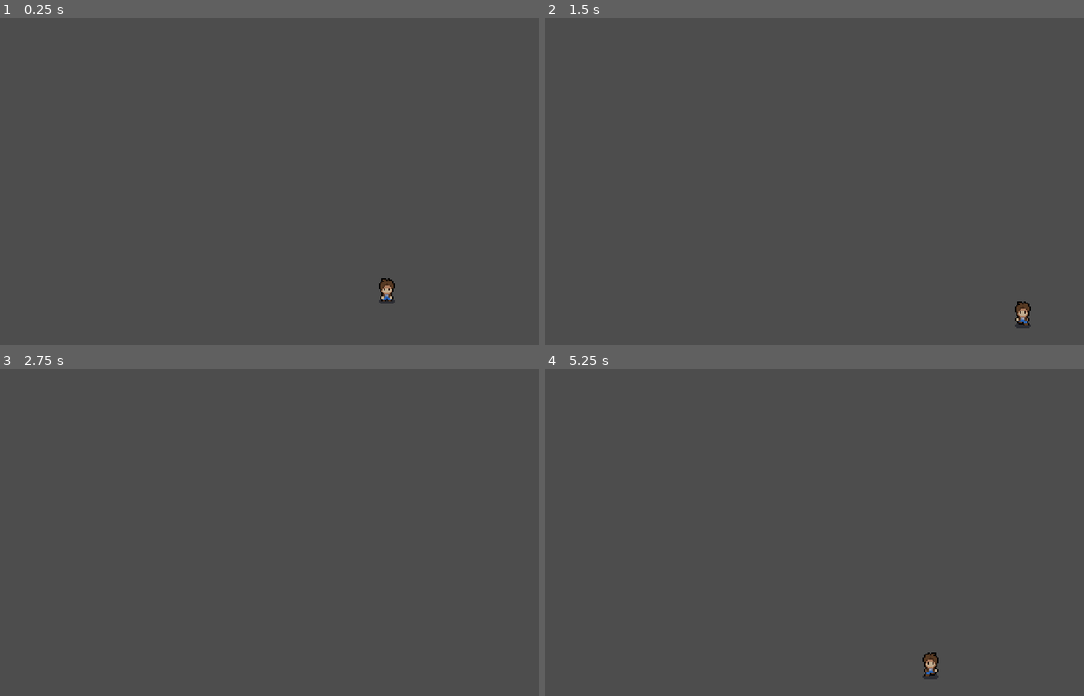
Above: before the commit, frames 1-4 (two rows, left to right).
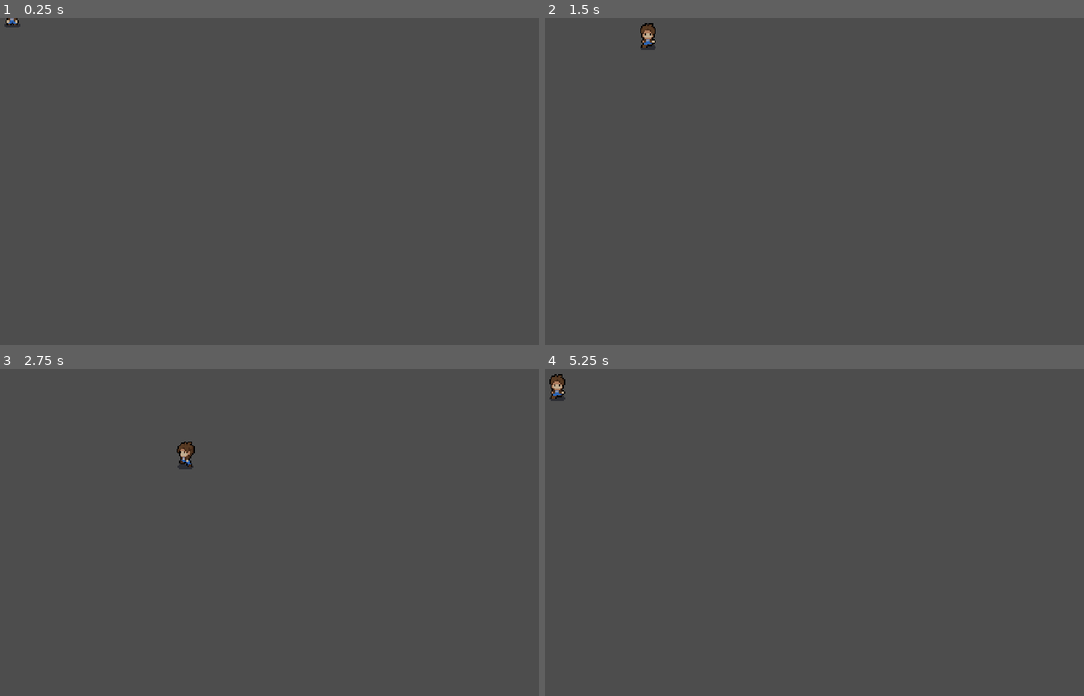
Above: after the commit, the same moments.

Repository: VanillaIceCube/Yokozuna-Ring-Warriors
Game: Godot game, scene res://arenas/arena_01.tscn
Same seed, same stepped clock (60 frames per second), same inputs: the game is played once before the commit and once after it.
Inputs:
- Up to frame 1 (0.25 s): no input
- Up to frame 2 (1.5 s): tap Enter at 0.5 s; hold D (right) 0.53-1.28 s; hold S (down) from 1.28 s (still down)
- Up to frame 3 (2.75 s): release S (down) at 2.03 s; hold D (right) from 2.03 s (still down)
- Up to frame 4 (5.25 s): release D (right) at 2.78 s; hold W (up) 2.78-3.53 s; hold A (left) 3.53-5.03 s; hold S (down) from 5.03 s (still down)

The runs differ from the first frame. In frame 1, 0.3% of the frame differs, in the area x 0-74%, y 0-88%; in frame 2, 0.4%, in the area x 17-91%, y 1-95%; in frame 3, 0.2%; in frame 4, 0.4%.

Commit message:
character is now a rigidbody2d

Diff:
--- a/arenas/arena_01.tscn
+++ b/arenas/arena_01.tscn
@@ -1,8 +1,8 @@
-[gd_scene load_steps=2 format=3 uid="uid://8l5i7w44mntd"]
+[gd_scene load_steps=2 format=3 uid="uid://cflgqj7duru2k"]
 
-[ext_resource type="PackedScene" uid="uid://6qke1npxsxde" path="res://characters/player.tscn" id="1_slvhf"]
+[ext_resource type="PackedScene" uid="uid://cnmu0glqfbhyc" path="res://characters/ally_character.tscn" id="1_yuyf3"]
 
 [node name="arena_01" type="Node2D"]
 
-[node name="player" parent="." instance=ExtResource("1_slvhf")]
-position = Vector2(354, 217)
+[node name="ally_character" parent="." instance=ExtResource("1_yuyf3")]
+position = Vector2(46, -11)
--- /dev/null
+++ b/characters/ally_character.gd
@@ -0,0 +1,40 @@
+extends RigidBody2D
+
+@export var move_speed : float = 100
+@export var start_direction : Vector2 = Vector2(0,1)
+
+@onready var animation_tree = $AnimationTree
+@onready var state_machine = animation_tree.get("parameters/playback")
+
+func _ready():
+	update_animation_parameters(start_direction)
+	gravity_scale = 0
+
+func _physics_process(_delta):
+	# get input direction
+	var input_direction = Vector2(
+		Input.get_action_strength("right") - Input.get_action_strength("left"),
+		Input.get_action_strength("down") - Input.get_action_strength("up")
+	)
+
+	update_animation_parameters(input_direction)
+
+	# update velocity
+	linear_velocity = input_direction * move_speed
+
+	# move and slide function uses velocity of character body to move character on map
+	pick_new_state()
+
+
+
+func update_animation_parameters(move_input : Vector2):
+	# Don't change animation parameters if there is no move input
+	if(move_input != Vector2.ZERO):
+		animation_tree.set("parameters/walking/blend_position", move_input)
+		animation_tree.set("parameters/idle/blend_position", move_input)
+
+func pick_new_state():
+	if(linear_velocity != Vector2.ZERO):
+		state_machine.travel("walking")
+	else:
+		state_machine.travel("idle")
--- a/characters/player.tscn
+++ b/characters/ally_character.tscn
@@ -1,9 +1,9 @@
-[gd_scene load_steps=27 format=3 uid="uid://6qke1npxsxde"]
-
-[ext_resource type="Texture2D" uid="uid://ckdydugkce4yv" path="res://assets/mystic_woods_free_2.1/sprites/characters/player.png" id="1_0qx3c"]
-[ext_resource type="Script" path="res://characters/player.gd" id="1_lqf3q"]
-
-[sub_resource type="CapsuleShape2D" id="CapsuleShape2D_iyt2j"]
+[gd_scene load_steps=27 format=3 uid="uid://cnmu0glqfbhyc"]
+
+[ext_resource type="Script" path="res://characters/ally_character.gd" id="1_rnhyu"]
+[ext_resource type="Texture2D" uid="uid://ckdydugkce4yv" path="res://assets/mystic_woods_free_2.1/sprites/characters/player.png" id="1_uhcik"]
+
+[sub_resource type="CapsuleShape2D" id="CapsuleShape2D_wk5d7"]
 radius = 7.0
 height = 20.0
 
@@ -22,6 +22,23 @@
 "values": [0]
 }
 
+[sub_resource type="Animation" id="Animation_ecnny"]
+resource_name = "idle_down"
+length = 0.6
+loop_mode = 1
+tracks/0/type = "value"
+tracks/0/imported = false
+tracks/0/enabled = true
+tracks/0/path = NodePath("Sprite2D:frame")
+tracks/0/interp = 1
+tracks/0/loop_wrap = true
+tracks/0/keys = {
+"times": PackedFloat32Array(0, 0.1, 0.2, 0.3, 0.4, 0.5),
+"transitions": PackedFloat32Array(1, 1, 1, 1, 1, 1),
+"update": 1,
+"values": [0, 1, 2, 3, 4, 5]
+}
+
 [sub_resource type="Animation" id="Animation_my67n"]
 resource_name = "idle_right"
 length = 0.6
@@ -37,23 +54,6 @@
 "transitions": PackedFloat32Array(1, 1, 1, 1, 1, 1),
 "update": 1,
 "values": [6, 7, 8, 9, 10, 11]
-}
-
-[sub_resource type="Animation" id="Animation_ecnny"]
-resource_name = "idle_down"
-length = 0.6
-loop_mode = 1
-tracks/0/type = "value"
-tracks/0/imported = false
-tracks/0/enabled = true
-tracks/0/path = NodePath("Sprite2D:frame")
-tracks/0/interp = 1
-tracks/0/loop_wrap = true
-tracks/0/keys = {
-"times": PackedFloat32Array(0, 0.1, 0.2, 0.3, 0.4, 0.5),
-"transitions": PackedFloat32Array(1, 1, 1, 1, 1, 1),
-"update": 1,
-"values": [0, 1, 2, 3, 4, 5]
 }
 
 [sub_resource type="Animation" id="Animation_qolyr"]
@@ -194,26 +194,26 @@
 [sub_resource type="AnimationNodeStateMachineTransition" id="AnimationNodeStateMachineTransition_j5gdk"]
 advance_mode = 2
 
-[sub_resource type="AnimationNodeStateMachine" id="AnimationNodeStateMachine_2bhgs"]
+[sub_resource type="AnimationNodeStateMachine" id="AnimationNodeStateMachine_8625g"]
 states/idle/node = SubResource("AnimationNodeBlendSpace2D_fmjj1")
 states/idle/position = Vector2(363, 100)
 states/walking/node = SubResource("AnimationNodeBlendSpace2D_mcmfl")
 states/walking/position = Vector2(544, 100)
 transitions = ["idle", "walking", SubResource("AnimationNodeStateMachineTransition_xb6gg"), "walking", "idle", SubResource("AnimationNodeStateMachineTransition_tyxat"), "Start", "idle", SubResource("AnimationNodeStateMachineTransition_j5gdk")]
 
-[sub_resource type="AnimationNodeStateMachinePlayback" id="AnimationNodeStateMachinePlayback_knaek"]
-
-[node name="player" type="CharacterBody2D"]
-script = ExtResource("1_lqf3q")
+[sub_resource type="AnimationNodeStateMachinePlayback" id="AnimationNodeStateMachinePlayback_apup0"]
+
+[node name="ally_character" type="RigidBody2D"]
+script = ExtResource("1_rnhyu")
 
 [node name="Sprite2D" type="Sprite2D" parent="."]
-texture = ExtResource("1_0qx3c")
+texture = ExtResource("1_uhcik")
 hframes = 6
-vframes = 10
+vframes = 14
 
 [node name="CollisionShape2D" type="CollisionShape2D" parent="."]
 position = Vector2(0, 8)
-shape = SubResource("CapsuleShape2D_iyt2j")
+shape = SubResource("CapsuleShape2D_wk5d7")
 
 [node name="AnimationPlayer" type="AnimationPlayer" parent="."]
 libraries = {
@@ -221,9 +221,9 @@
 }
 
 [node name="AnimationTree" type="AnimationTree" parent="."]
-tree_root = SubResource("AnimationNodeStateMachine_2bhgs")
+tree_root = SubResource("AnimationNodeStateMachine_8625g")
 anim_player = NodePath("../AnimationPlayer")
 active = true
-parameters/playback = SubResource("AnimationNodeStateMachinePlayback_knaek")
-parameters/idle/blend_position = Vector2(0.163177, 0.225764)
-parameters/walking/blend_position = Vector2(0.0483755, -0.120087)
+parameters/playback = SubResource("AnimationNodeStateMachinePlayback_apup0")
+parameters/idle/blend_position = Vector2(-0.47509, 0.168122)
+parameters/walking/blend_position = Vector2(-0.60361, -0.187336)
--- /dev/null
+++ b/characters/player_old.tscn
@@ -0,0 +1,230 @@
+[gd_scene load_steps=27 format=3 uid="uid://ncgt10ek8iqr"]
+
+[ext_resource type="Script" path="res://characters/ally_character.gd" id="1_knv1d"]
+[ext_resource type="Texture2D" uid="uid://ckdydugkce4yv" path="res://assets/mystic_woods_free_2.1/sprites/characters/player.png" id="2_tg0fn"]
+
+[sub_resource type="CapsuleShape2D" id="CapsuleShape2D_iyt2j"]
+radius = 7.0
+height = 20.0
+
+[sub_resource type="Animation" id="Animation_plkuw"]
+length = 0.001
+tracks/0/type = "value"
+tracks/0/imported = false
+tracks/0/enabled = true
+tracks/0/path = NodePath("Sprite2D:frame")
+tracks/0/interp = 1
+tracks/0/loop_wrap = true
+tracks/0/keys = {
+"times": PackedFloat32Array(0),
+"transitions": PackedFloat32Array(1),
+"update": 1,
+"values": [0]
+}
+
+[sub_resource type="Animation" id="Animation_ecnny"]
+resource_name = "idle_down"
+length = 0.6
+loop_mode = 1
+tracks/0/type = "value"
+tracks/0/imported = false
+tracks/0/enabled = true
+tracks/0/path = NodePath("Sprite2D:frame")
+tracks/0/interp = 1
+tracks/0/loop_wrap = true
+tracks/0/keys = {
+"times": PackedFloat32Array(0, 0.1, 0.2, 0.3, 0.4, 0.5),
+"transitions": PackedFloat32Array(1, 1, 1, 1, 1, 1),
+"update": 1,
+"values": [0, 1, 2, 3, 4, 5]
+}
+
+[sub_resource type="Animation" id="Animation_my67n"]
+resource_name = "idle_right"
+length = 0.6
+loop_mode = 1
+tracks/0/type = "value"
+tracks/0/imported = false
+tracks/0/enabled = true
+tracks/0/path = NodePath("Sprite2D:frame")
+tracks/0/interp = 1
+tracks/0/loop_wrap = true
+tracks/0/keys = {
+"times": PackedFloat32Array(0, 0.1, 0.2, 0.3, 0.4, 0.5),
+"transitions": PackedFloat32Array(1, 1, 1, 1, 1, 1),
+"update": 1,
+"values": [6, 7, 8, 9, 10, 11]
+}
+
+[sub_resource type="Animation" id="Animation_qolyr"]
+resource_name = "idle_up"
+length = 0.6
+loop_mode = 1
+tracks/0/type = "value"
+tracks/0/imported = false
+tracks/0/enabled = true
+tracks/0/path = NodePath("Sprite2D:frame")
+tracks/0/interp = 1
+tracks/0/loop_wrap = true
+tracks/0/keys = {
+"times": PackedFloat32Array(0, 0.1, 0.2, 0.3, 0.4, 0.5),
+"transitions": PackedFloat32Array(1, 1, 1, 1, 1, 1),
+"update": 1,
+"values": [12, 13, 14, 15, 16, 17]
+}
+
+[sub_resource type="Animation" id="Animation_5hf1p"]
+resource_name = "walk_down"
+length = 0.6
+loop_mode = 1
+tracks/0/type = "value"
+tracks/0/imported = false
+tracks/0/enabled = true
+tracks/0/path = NodePath("Sprite2D:frame")
+tracks/0/interp = 1
+tracks/0/loop_wrap = true
+tracks/0/keys = {
+"times": PackedFloat32Array(0, 0.1, 0.2, 0.3, 0.4, 0.5),
+"transitions": PackedFloat32Array(1, 1, 1, 1, 1, 1),
+"update": 1,
+"values": [18, 19, 20, 21, 22, 23]
+}
+
+[sub_resource type="Animation" id="Animation_gptnp"]
+resource_name = "walk_right"
+length = 0.6
+loop_mode = 1
+tracks/0/type = "value"
+tracks/0/imported = false
+tracks/0/enabled = true
+tracks/0/path = NodePath("Sprite2D:frame")
+tracks/0/interp = 1
+tracks/0/loop_wrap = true
+tracks/0/keys = {
+"times": PackedFloat32Array(0, 0.1, 0.2, 0.3, 0.4, 0.5),
+"transitions": PackedFloat32Array(1, 1, 1, 1, 1, 1),
+"update": 1,
+"values": [24, 25, 26, 27, 28, 29]
+}
+
+[sub_resource type="Animation" id="Animation_njmrh"]
+resource_name = "walk_up"
+length = 0.6
+loop_mode = 1
+tracks/0/type = "value"
+tracks/0/imported = false
+tracks/0/enabled = true
+tracks/0/path = NodePath("Sprite2D:frame")
+tracks/0/interp = 1
+tracks/0/loop_wrap = true
+tracks/0/keys = {
+"times": PackedFloat32Array(0, 0.1, 0.2, 0.3, 0.4, 0.5),
+"transitions": PackedFloat32Array(1, 1, 1, 1, 1, 1),
+"update": 1,
+"values": [30, 31, 32, 33, 34, 35]
+}
+
+[sub_resource type="AnimationLibrary" id="AnimationLibrary_0qxvl"]
+_data = {
+"RESET": SubResource("Animation_plkuw"),
+"idle_down": SubResource("Animation_ecnny"),
+"idle_right": SubResource("Animation_my67n"),
+"idle_up": SubResource("Animation_qolyr"),
+"walk_down": SubResource("Animation_5hf1p"),
+"walk_right": SubResource("Animation_gptnp"),
+"walk_up": SubResource("Animation_njmrh")
+}
+
+[sub_resource type="AnimationNodeAnimation" id="AnimationNodeAnimation_xc2b5"]
+animation = &"idle_up"
+
+[sub_resource type="AnimationNodeAnimation" id="AnimationNodeAnimation_pfy0i"]
+animation = &"idle_down"
+
+[sub_resource type="AnimationNodeAnimation" id="AnimationNodeAnimation_fpve8"]
+animation = &"idle_right"
+
+[sub_resource type="AnimationNodeAnimation" id="AnimationNodeAnimation_8cmqn"]
+animation = &"idle_right"
+
+[sub_resource type="AnimationNodeBlendSpace2D" id="AnimationNodeBlendSpace2D_fmjj1"]
+blend_point_0/node = SubResource("AnimationNodeAnimation_xc2b5")
+blend_point_0/pos = Vector2(0, -1.1)
+blend_point_1/node = SubResource("AnimationNodeAnimation_pfy0i")
+blend_point_1/pos = Vector2(0, 1.1)
+blend_point_2/node = SubResource("AnimationNodeAnimation_fpve8")
+blend_point_2/pos = Vector2(1, 0)
+blend_point_3/node = SubResource("AnimationNodeAnimation_8cmqn")
+blend_point_3/pos = Vector2(-1, 0)
+min_space = Vector2(-1, -1.1)
+max_space = Vector2(1, 1.1)
+blend_mode = 1
+
+[sub_resource type="AnimationNodeAnimation" id="AnimationNodeAnimation_tg6b4"]
+animation = &"walk_up"
+
+[sub_resource type="AnimationNodeAnimation" id="AnimationNodeAnimation_70iic"]
+animation = &"walk_down"
+
+[sub_resource type="AnimationNodeAnimation" id="AnimationNodeAnimation_ewk6k"]
+animation = &"walk_right"
+
+[sub_resource type="AnimationNodeAnimation" id="AnimationNodeAnimation_txwfy"]
+animation = &"walk_right"
+
+[sub_resource type="AnimationNodeBlendSpace2D" id="AnimationNodeBlendSpace2D_mcmfl"]
+blend_point_0/node = SubResource("AnimationNodeAnimation_tg6b4")
+blend_point_0/pos = Vector2(0, -1.1)
+blend_point_1/node = SubResource("AnimationNodeAnimation_70iic")
+blend_point_1/pos = Vector2(0, 1.1)
+blend_point_2/node = SubResource("AnimationNodeAnimation_ewk6k")
+blend_point_2/pos = Vector2(1, 0)
+blend_point_3/node = SubResource("AnimationNodeAnimation_txwfy")
+blend_point_3/pos = Vector2(-1, 0)
+min_space = Vector2(-1, -1.1)
+max_space = Vector2(1, 1.1)
+blend_mode = 1
+
+[sub_resource type="AnimationNodeStateMachineTransition" id="AnimationNodeStateMachineTransition_xb6gg"]
+advance_mode = 0
+
+[sub_resource type="AnimationNodeStateMachineTransition" id="AnimationNodeStateMachineTransition_tyxat"]
+advance_mode = 0
+
+[sub_resource type="AnimationNodeStateMachineTransition" id="AnimationNodeStateMachineTransition_j5gdk"]
+advance_mode = 2
+
+[sub_resource type="AnimationNodeStateMachine" id="AnimationNodeStateMachine_2bhgs"]
+states/idle/node = SubResource("AnimationNodeBlendSpace2D_fmjj1")
+states/idle/position = Vector2(363, 100)
+states/walking/node = SubResource("AnimationNodeBlendSpace2D_mcmfl")
+states/walking/position = Vector2(544, 100)
+transitions = ["idle", "walking", SubResource("AnimationNodeStateMachineTransition_xb6gg"), "walking", "idle", SubResource("AnimationNodeStateMachineTransition_tyxat"), "Start", "idle", SubResource("AnimationNodeStateMachineTransition_j5gdk")]
+
+[sub_resource type="AnimationNodeStateMachinePlayback" id="AnimationNodeStateMachinePlayback_knaek"]
+
+[node name="player" type="CharacterBody2D"]
+script = ExtResource("1_knv1d")
+
+[node name="Sprite2D" type="Sprite2D" parent="."]
+texture = ExtResource("2_tg0fn")
+hframes = 6
+vframes = 14
+frame = 7
+
+[node name="CollisionShape2D" type="CollisionShape2D" parent="."]
+position = Vector2(0, 8)
+shape = SubResource("CapsuleShape2D_iyt2j")
+
+[node name="AnimationPlayer" type="AnimationPlayer" parent="."]
+libraries = {
+"": SubResource("AnimationLibrary_0qxvl")
+}
+
+[node name="AnimationTree" type="AnimationTree" parent="."]
+tree_root = SubResource("AnimationNodeStateMachine_2bhgs")
+anim_player = NodePath("../AnimationPlayer")
+active = true
+parameters/playback = SubResource("AnimationNodeStateMachinePlayback_knaek")
+parameters/idle/blend_position = Vector2(-0.47509, 0.168122)
+parameters/walking/blend_position = Vector2(-0.60361, -0.187336)
Binary file changed: assets/mystic_woods_free_2.1/sprites/characters/player.png
Not shown: 1 places in characters/ally_character.tscn that only renumber resources
Renamed: characters/player.gd -> characters/player_old.gd
